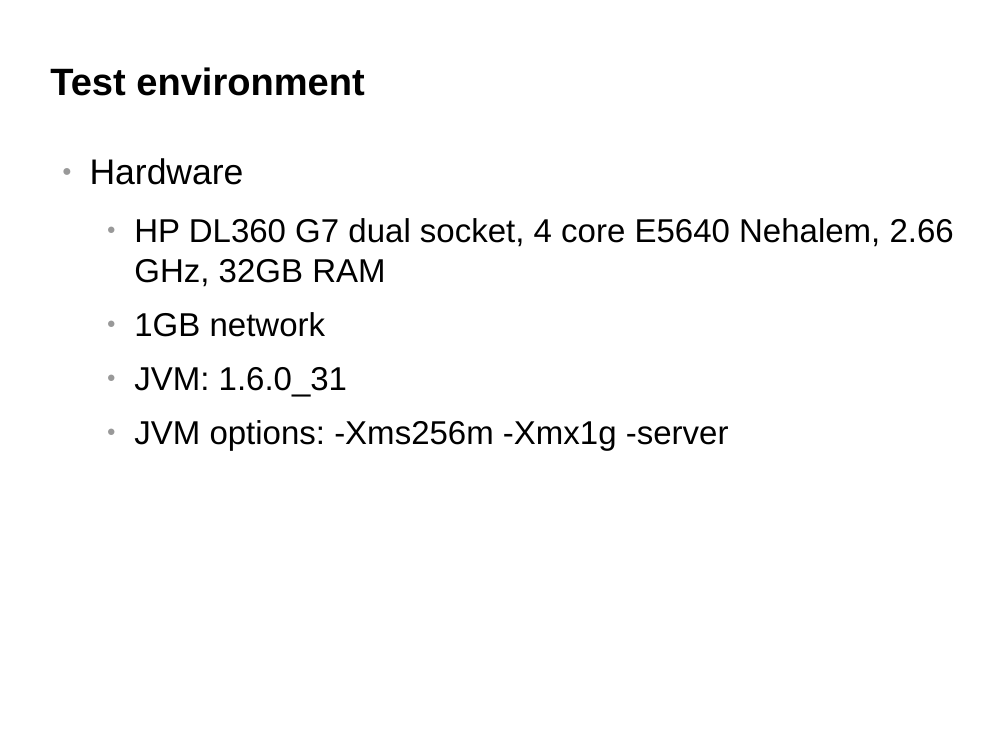
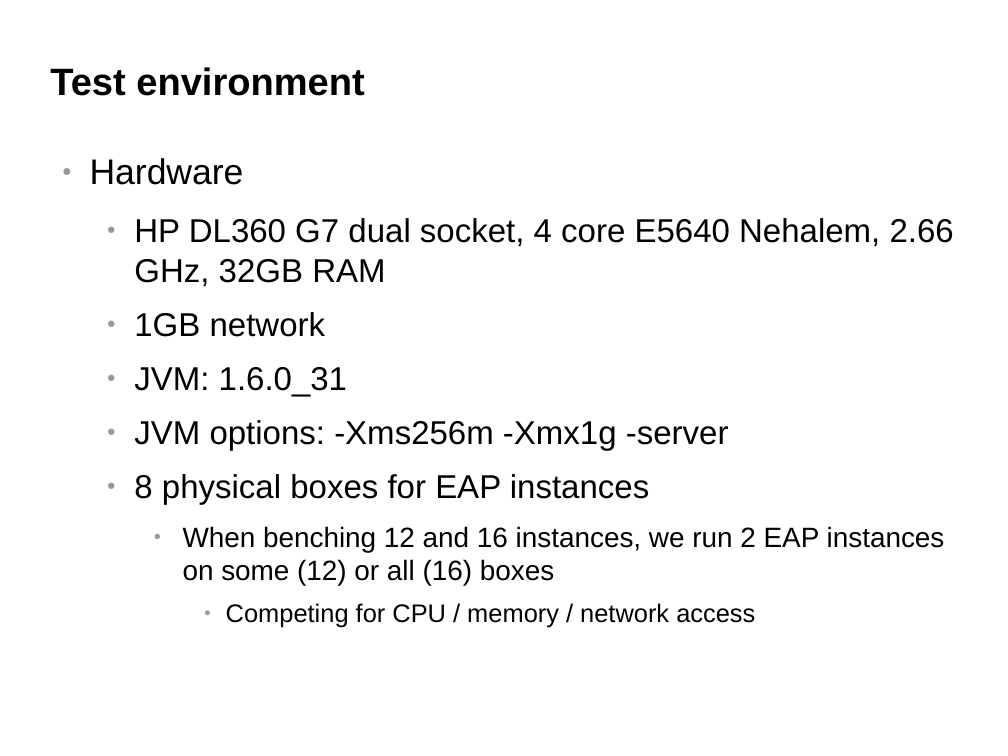
Before and after one commit to belaban/SessionPerf, a slide deck: slide 19 of docs/jbw2012.odp. Drawn at 1008x756 pixels with LibreOffice and Linux fonts; fonts in the diff are those of the drawing; background and template pictures are left out. Boxes give left, top, right and bottom in pixels: in the first picture for what was removed or moved away, otherwise in the second. Text is boxed around its words. In the diff, an @@ line names an element or a change of style, - is before the commit and + after.

```diff
--- a/docs/jbw2012.odp
+++ b/docs/jbw2012.odp
@@ text at (x1=134, y1=474, x2=945, y2=628): paragraphs added @@
+  ● 8 physical boxes for EAP instances
+    ● When benching 12 and 16 instances, we run 2 EAP instances on some (12) or all (16) boxes
+      ● Competing for CPU / memory / network access
```
Also in this commit, not shown: 2 other slides changed, 2 slides added, 1 other file.
